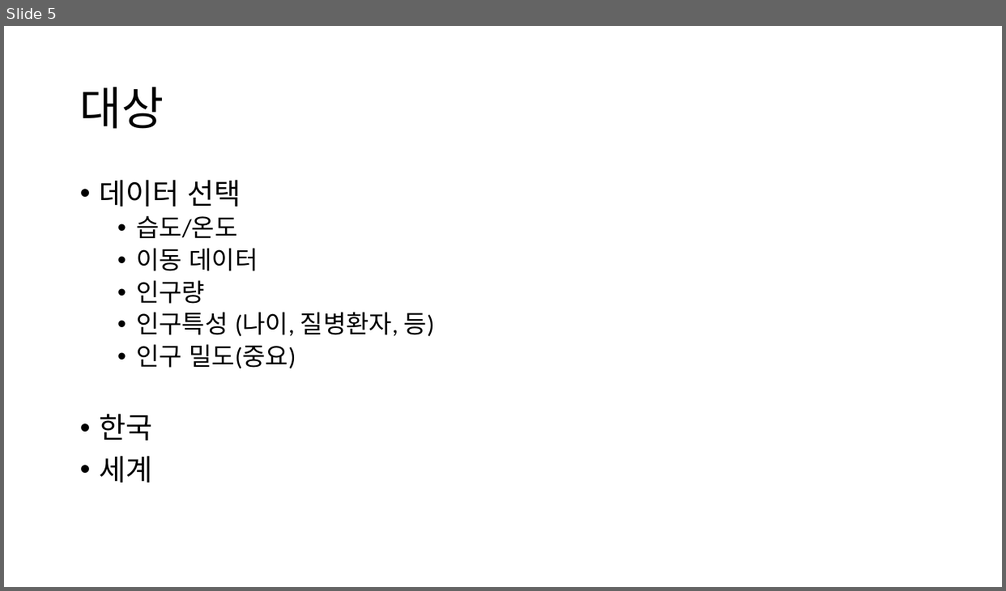
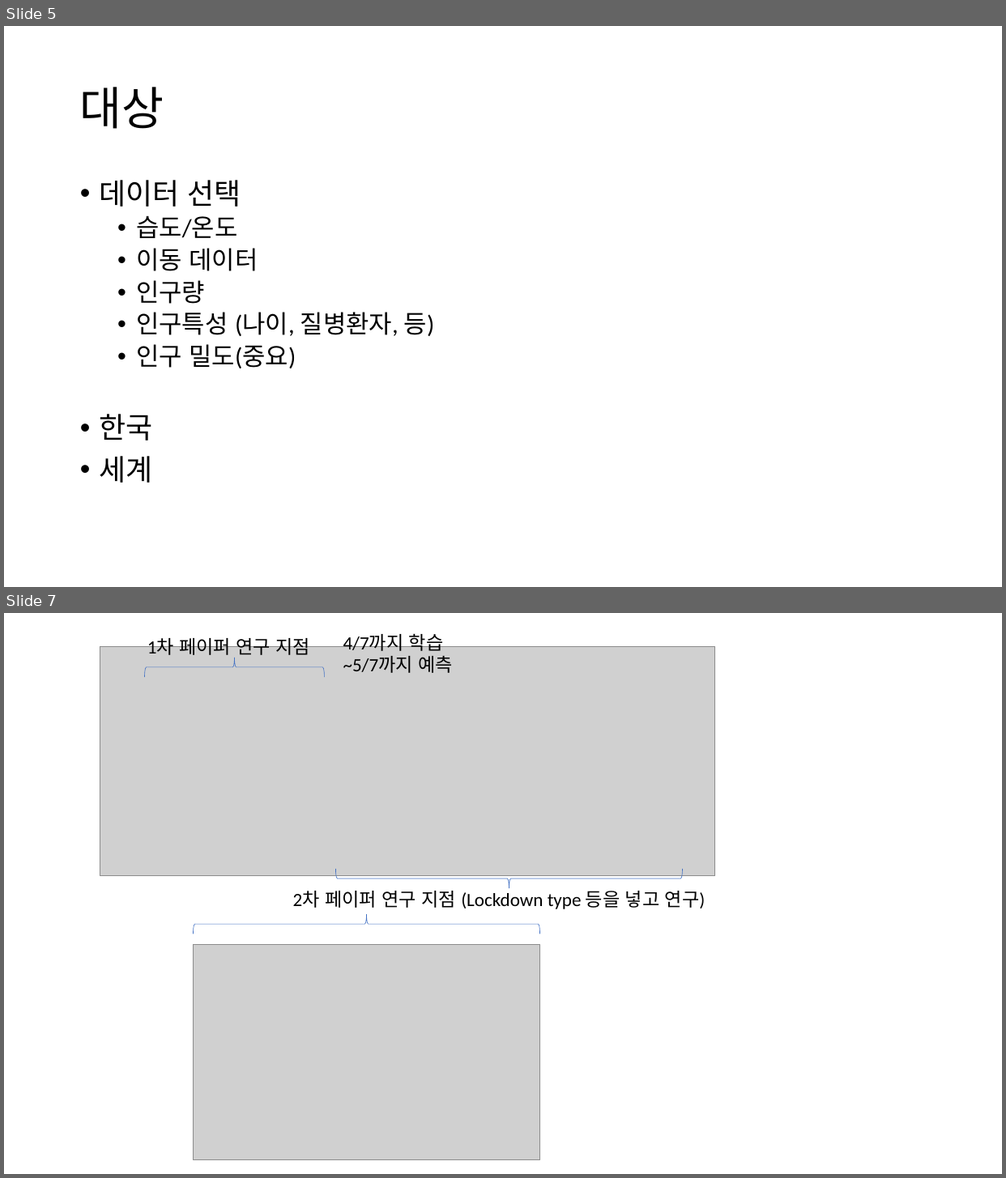
Before and after one commit to pcyoung75/GlobalForecasting, a slide deck: doc/Comparison of Algorithms for the Prediction of COVID-19.pptx. Shown one above the other, each under a label of ours: slide 5 before the commit, slides 5 and 7 after it; the slides between them are not shown. The pictures are 1006x591 and 1006x1178 pixels, drawn with LibreOffice and Linux fonts; fonts in the diff are those of the drawing; grey boxes stand for pictures. Boxes give left, top, right and bottom in pixels: in the first picture for what was removed or moved away, otherwise in the second. Text is boxed around its words. In the diff, an @@ line names an element or a change of style, - is before the commit and + after.

```diff
--- a/doc/Comparison of Algorithms for the Prediction of COVID-19.pptx
+++ b/doc/Comparison of Algorithms for the Prediction of COVID-19.pptx
@@ slide 7 added at bbox=[4, 613, 1002, 1174], background #FFFFFF @@
@@ text added at bbox=[147, 635, 311, 655], 18 pt, text #000000 @@
+1차 페이퍼 연구 지점
@@ text added at bbox=[343, 630, 453, 673], 18 pt, text #000000 @@
+4/7까지 학습
+~5/7까지 예측
@@ picture added at bbox=[100, 647, 715, 875] @@
@@ right brace added at bbox=[145, 658, 325, 677], outline #4472C4 0.5 pt @@
@@ right brace added at bbox=[336, 869, 683, 888], outline #4472C4 0.5 pt @@
@@ text added at bbox=[293, 891, 705, 909], 18 pt, text #000000 @@
+2차 페이퍼 연구 지점 (Lockdown type 등을 넣고 연구)
@@ right brace added at bbox=[193, 914, 539, 934], outline #4472C4 0.5 pt @@
@@ picture added at bbox=[194, 944, 540, 1161] @@
```
Also in this commit, not shown: 1 slide changed, 22 other files.
